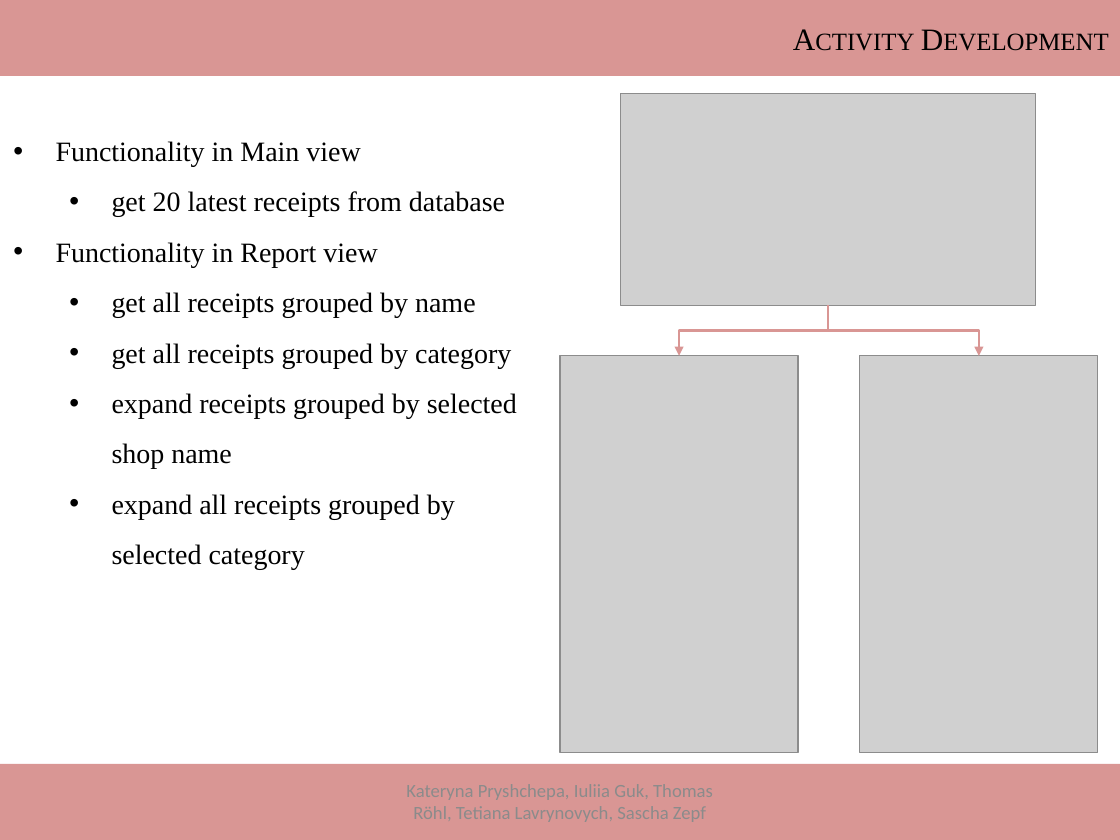
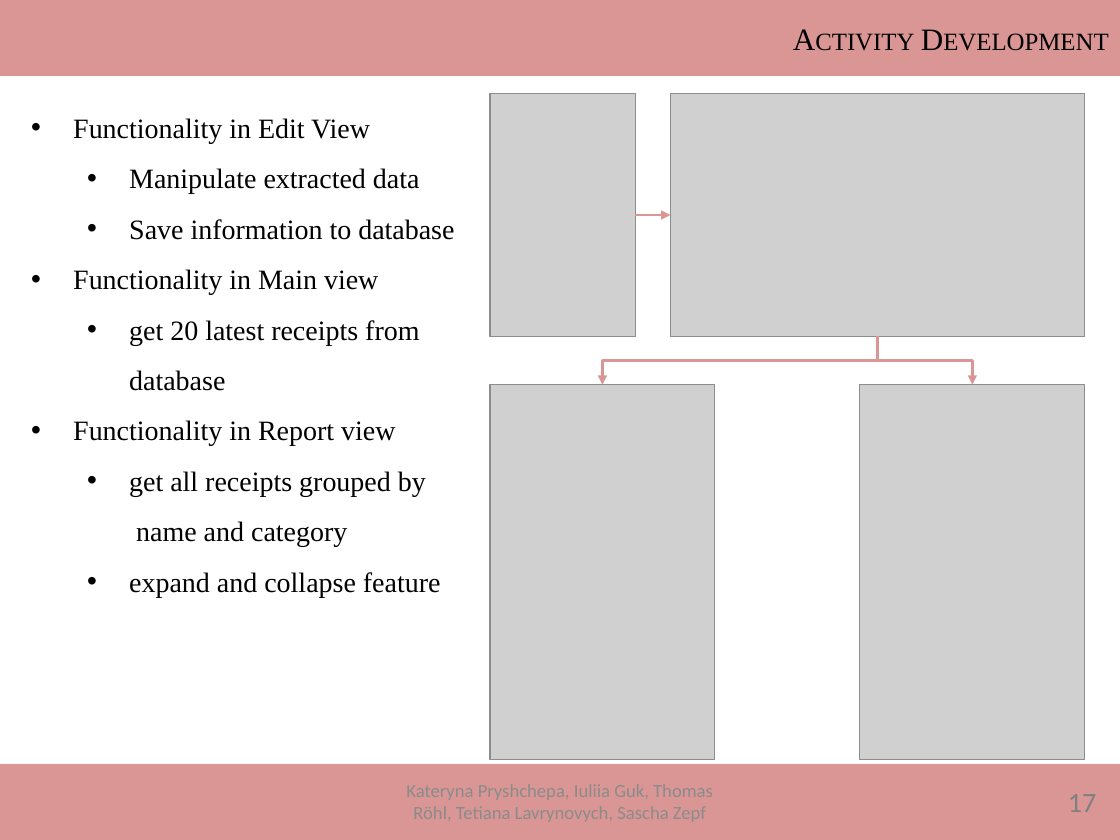
Before and after one commit to ThomasRoehl/ShopAdmin, a slide deck: slide 26 of Dokumentation/ShopAdmin_Final.pptx (slide 24 before the commit). Drawn at 1120x840 pixels with LibreOffice and Linux fonts; fonts in the diff are those of the drawing; grey boxes stand for pictures. Boxes give left, top, right and bottom in pixels: in the first picture for what was removed or moved away, otherwise in the second. Text is boxed around its words. In the diff, an @@ line names an element or a change of style, - is before the commit and + after.

Commit message:
Final Final presentation

```diff
--- a/Dokumentation/ShopAdmin_Final.pptx
+++ b/Dokumentation/ShopAdmin_Final.pptx
@@ text "Functionality in Edit View": place and size @@
-text "Functionality in Edit View" at [56,141,517,570]
+text "Functionality in Edit View" at [73,118,454,597]
@@ text at [73,118,454,240]: paragraphs added @@
+• Functionality in Edit View
+  • Manipulate extracted data
+  • Save information to database
@@ picture added at [491,94,636,337] @@
@@ picture: place and size @@
-picture at [620,94,1035,306]
+picture at [671,94,1085,337]
@@ elbow arrow added from (635, 215) to (671, 215), #D99694 1.5 pt @@
@@ elbow arrow moved from (828, 306) - (679, 356) to (878, 336) - (603, 385) @@
@@ elbow arrow moved from (828, 306) - (979, 356) to (878, 336) - (972, 385) @@
@@ picture: place and size @@
-picture at [560,356,799,753]
+picture at [491,385,716,760]
@@ picture: place and size @@
-picture at [860,356,1099,753]
+picture at [860,385,1085,760]
@@ text at [129,471,441,597]: text changed @@
-  • get all receipts grouped by name
-  • get all receipts grouped by category
-  • expand receipts grouped by selected shop name
-  • expand all receipts grouped by selected category
+  • get all receipts grouped by
+    name and category
+  • expand and collapse feature
@@ text added at [1068,794,1096,812], 18 pt, text #808080 @@
+17
```
Also in this commit, not shown: 32 other slides changed, 4 slides added, 1 other file.
